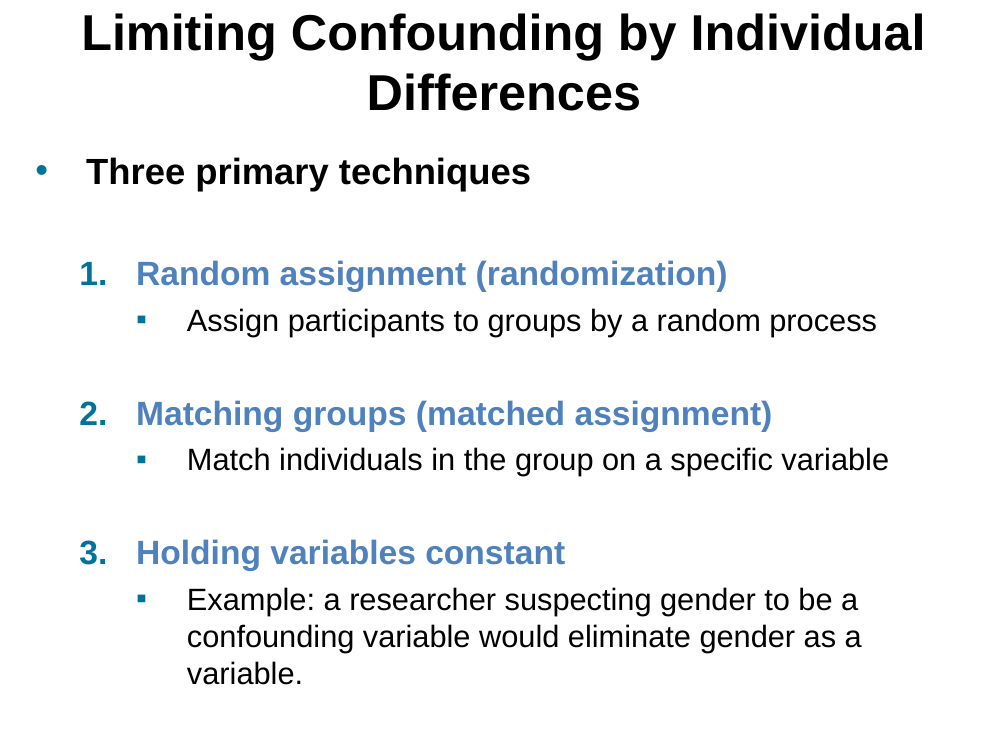
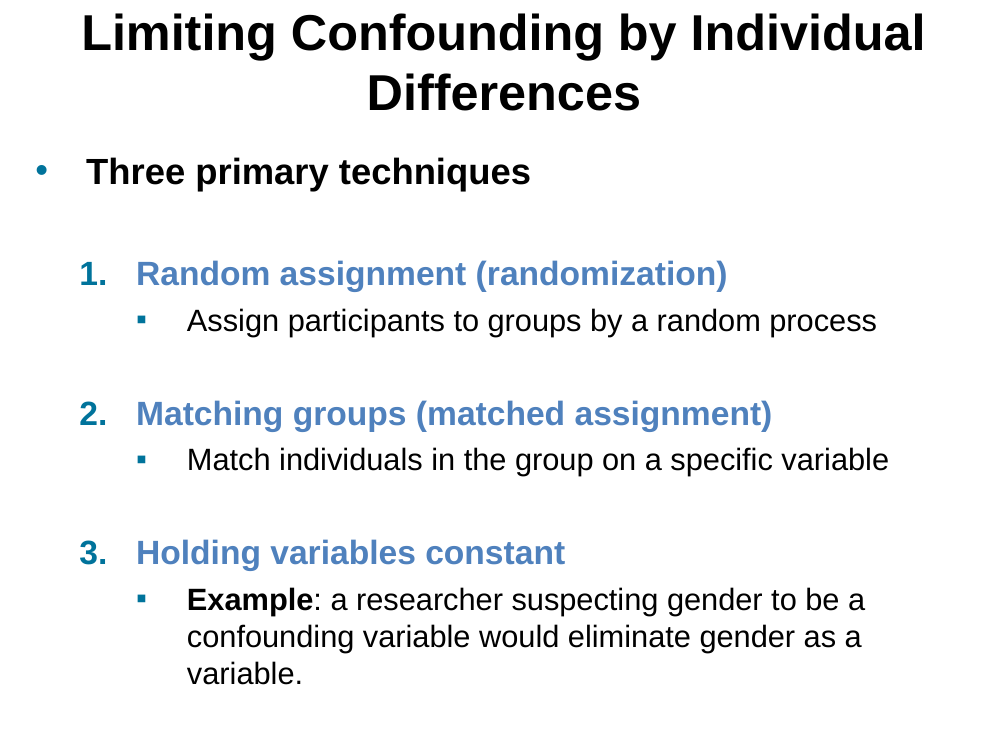
Before and after one commit to npm27/Teaching-Materials, a slide deck: slide 12 of Research Methods/Slides/Chapter 8.pptx. Drawn at 1008x756 pixels with LibreOffice and Linux fonts; fonts in the diff are those of the drawing. Boxes give left, top, right and bottom in pixels: in the first picture for what was removed or moved away, otherwise in the second. Text is boxed around its words. In the diff, an @@ line names an element or a change of style, - is before the commit and + after.

```diff
--- a/Research Methods/Slides/Chapter 8.pptx
+++ b/Research Methods/Slides/Chapter 8.pptx
@@ text at <box>187,587,865,685</box>: bold on in "Example:" @@
```
Also in this commit, not shown: 1 other slide changed, 1 other file.
